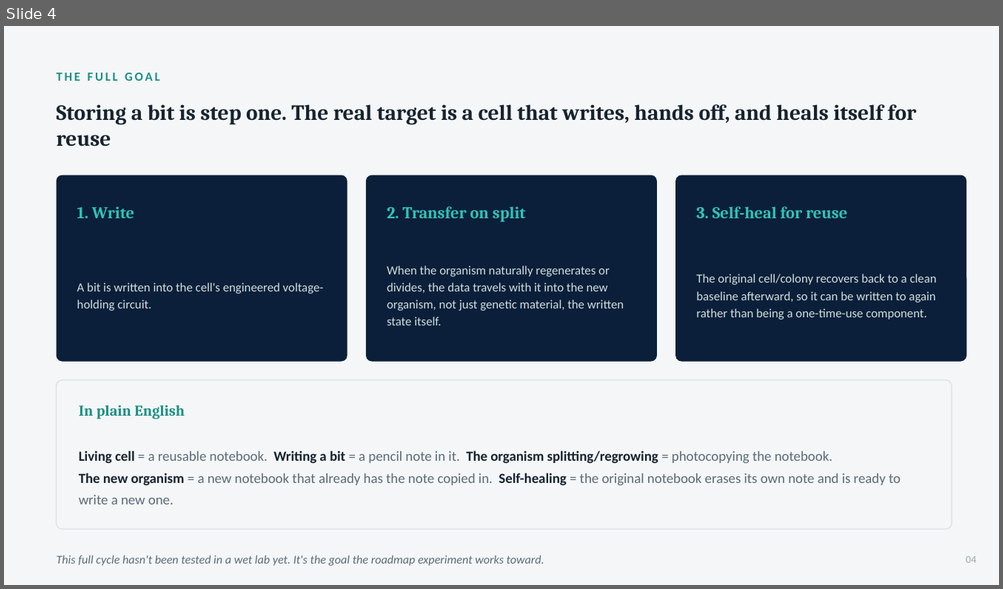
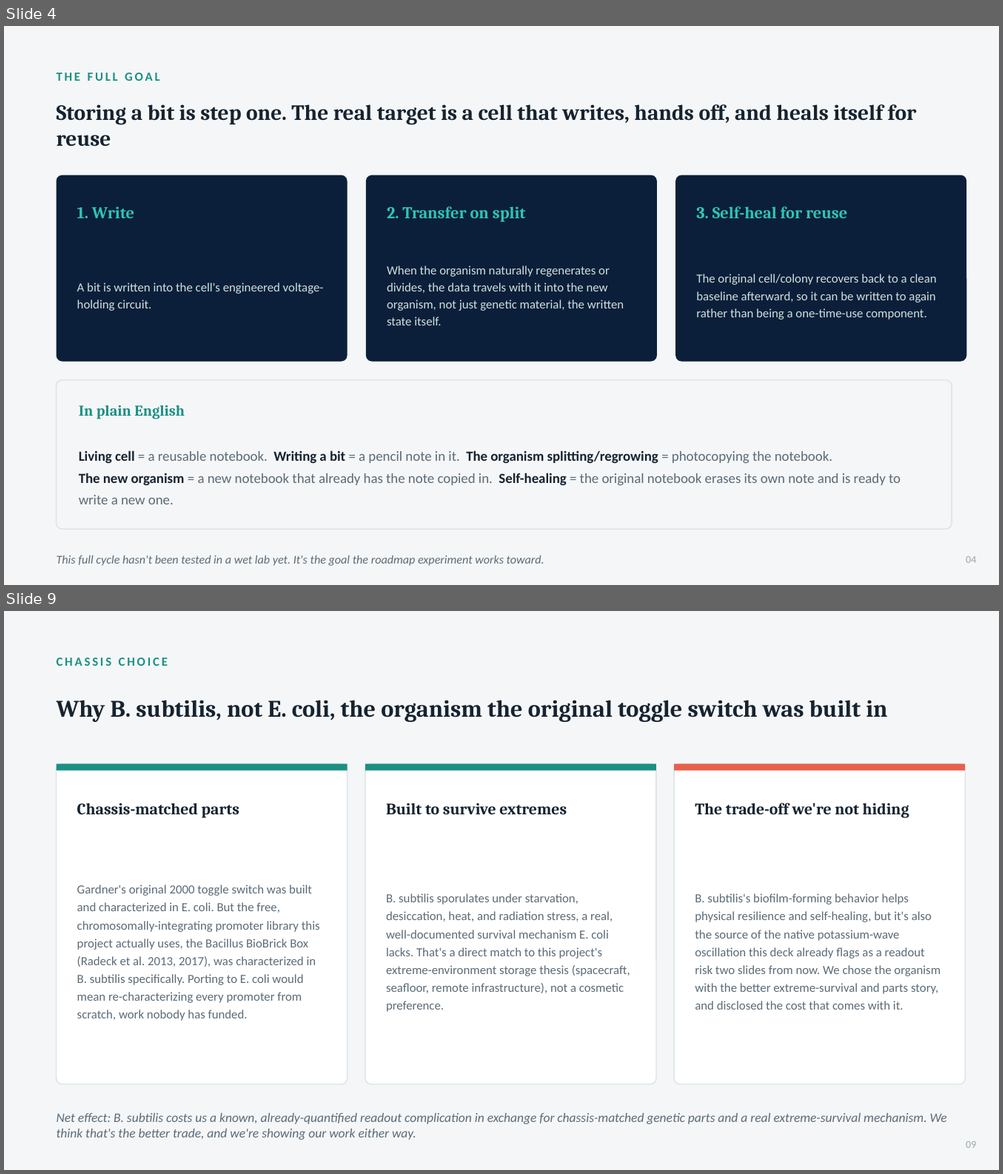
Before and after one commit to rewired89/Acheron, a slide deck: docs/pitch/Acheron_Pitch_Deck.pptx. Shown one above the other, each under a label of ours: slide 4 before the commit, slides 4 and 9 after it; the slides between them are not shown. The pictures are 1003x589 and 1003x1174 pixels, drawn with LibreOffice and Linux fonts; fonts in the diff are those of the drawing. Boxes give left, top, right and bottom in pixels: in the first picture for what was removed or moved away, otherwise in the second. Text is boxed around its words. In the diff, an @@ line names an element or a change of style, - is before the commit and + after.

```diff
--- a/docs/pitch/Acheron_Pitch_Deck.pptx
+++ b/docs/pitch/Acheron_Pitch_Deck.pptx
@@ slide 9 added at (4, 611, 999, 1170), background #F4F6F7 @@
@@ text added at (57, 658, 168, 666), 12 pt, text #1C8F84, bold @@
+CHASSIS CHOICE
@@ text added at (57, 700, 887, 722), 23 pt, text #16232F, bold @@
+Why B. subtilis, not E. coli, the organism the original toggle switch was built in
@@ rounded rectangle added at (57, 764, 347, 1085), fill #FFFFFF, outline #DCE3E6 1 pt @@
@@ rectangle added at (57, 764, 347, 771), fill #1C8F84 @@
@@ rounded rectangle added at (365, 764, 656, 1085), fill #FFFFFF, outline #DCE3E6 1 pt @@
@@ rectangle added at (365, 764, 656, 771), fill #1C8F84 @@
@@ rounded rectangle added at (674, 764, 965, 1085), fill #FFFFFF, outline #DCE3E6 1 pt @@
@@ rectangle added at (674, 764, 965, 771), fill #E8604C @@
@@ text added at (77, 803, 239, 818), 15.5 pt, text #16232F, bold @@
+Chassis-matched parts
@@ text added at (386, 803, 566, 815), 15.5 pt, text #16232F, bold @@
+Built to survive extremes
@@ text added at (694, 803, 909, 818), 15.5 pt, text #16232F, bold @@
+The trade-off we're not hiding
@@ text added at (77, 885, 320, 1021), 12 pt, text #5B6B77 @@
+Gardner's original 2000 toggle switch was built and characterized in E. coli. But the free, chromosomally-integrating promoter library this project actually uses, the Bacillus BioBrick Box (Radeck et al. 2013, 2017), was characterized in B. subtilis specifically. Porting to E. coli would mean re-characterizing every promoter from scratch, work nobody has funded.
@@ text added at (386, 894, 630, 1012), 12 pt, text #5B6B77 @@
+B. subtilis sporulates under starvation, desiccation, heat, and radiation stress, a real, well-documented survival mechanism E. coli lacks. That's a direct match to this project's extreme-environment storage thesis (spacecraft, seafloor, remote infrastructure), not a cosmetic preference.
@@ text added at (694, 894, 940, 1010), 12 pt, text #5B6B77 @@
+B. subtilis's biofilm-forming behavior helps physical resilience and self-healing, but it's also the source of the native potassium-wave oscillation this deck already flags as a readout risk two slides from now. We chose the organism with the better extreme-survival and parts story, and disclosed the cost that comes with it.
@@ text added at (57, 1113, 947, 1140), 12.5 pt, text #5B6B77, italic @@
+Net effect: B. subtilis costs us a known, already-quantified readout complication in exchange for chassis-matched genetic parts and a real extreme-survival mechanism. We think that's the better trade, and we're showing our work either way.
@@ text added at (965, 1142, 976, 1148), 10 pt, text #9AA7AF @@
+09
```
Also in this commit, not shown: 12 slides changed, 2 other slides added, 3 other files.
